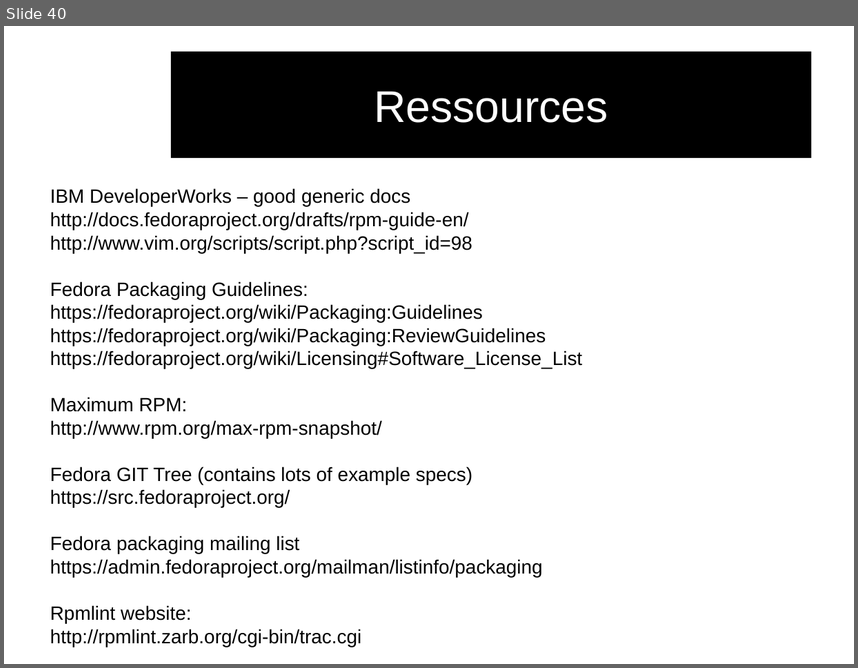
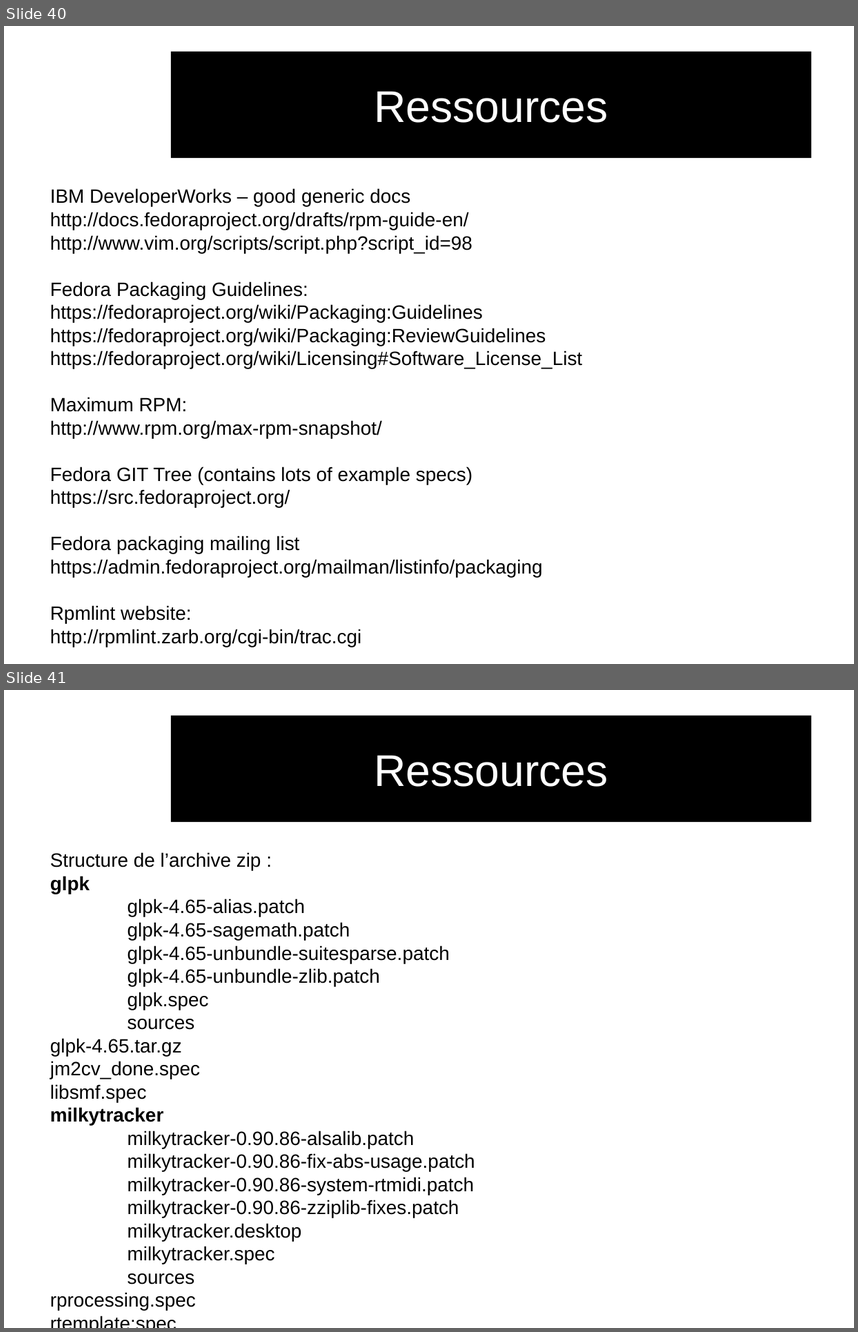
Before and after one commit to audinux/audinux.github.io, a slide deck: workshop/rpm/rpm.odp. Shown one above the other, each under a label of ours: slide 40 before the commit, slides 40 and 41 after it. The pictures are 858x668 and 858x1332 pixels, drawn with LibreOffice and Linux fonts; fonts in the diff are those of the drawing; background and template pictures are left out. Boxes give left, top, right and bottom in pixels: in the first picture for what was removed or moved away, otherwise in the second. Text is boxed around its words. In the diff, an @@ line names an element or a change of style, - is before the commit and + after.

```diff
--- a/workshop/rpm/rpm.odp
+++ b/workshop/rpm/rpm.odp
@@ slide 41 added at (4,690,854,1328), background #FFFFFF @@
@@ title added at (172,716,813,822), fill #000000, 41.4 pt, text #FFFFFF @@
+Ressources
@@ text added at (50,852,475,1310), 18 pt, text #000000 @@
+Structure de l’archive zip :
+glpk
+glpk-4.65-alias.patch
+glpk-4.65-sagemath.patch
+glpk-4.65-unbundle-suitesparse.patch
+glpk-4.65-unbundle-zlib.patch
+glpk.spec
+sources
+glpk-4.65.tar.gz
+jm2cv_done.spec
+libsmf.spec
+milkytracker
+milkytracker-0.90.86-alsalib.patch
+milkytracker-0.90.86-fix-abs-usage.patch
+milkytracker-0.90.86-system-rtmidi.patch
+milkytracker-0.90.86-zziplib-fixes.patch
+milkytracker.desktop
+milkytracker.spec
+sources
+rprocessing.spec
+rtemplate:spec
```
Also in this commit, not shown: 1 other file.
